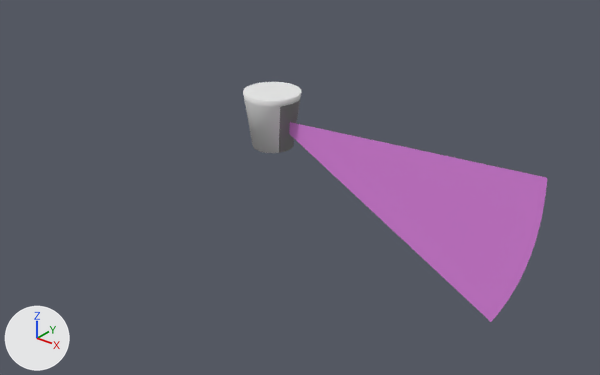
The Blender file data/sensors/velodyne.blend, before and after one commit.
The view is the same before and after, from a 50 mm camera at (1.77, -2.06, 1.05) aimed at (0.24, -0.14, -0.14). The axes (+X, +Y, +Z) are drawn at lower left. The lights are the same throughout.

Names of what the first picture shows: 'Arc_31', 'VelodyneMesh'.
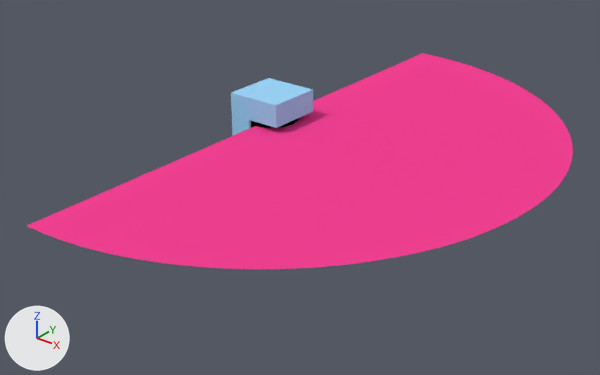
Commit message: [data/sensor/sick] fix resolution 1.0
the mesh Arc_180 has a resolution of 1.0 (1 ray/degree)

The change, as JSON lines over the scene's bpy script:
```json
{"op": "add", "block": "mat_blue", "code": ["mat_blue = diffuse_material('Blue')", "mat_blue.base_color = (0.335, 0.672, 0.956)  # blue #9dd6fa"]}
{"op": "add", "block": "mat_black", "code": ["mat_black = diffuse_material('Black')", "mat_black.base_color = (0.0, 0.0, 0.0)  # black #000000"]}
{"op": "add", "block": "mat_raymat", "code": ["mat_raymat = diffuse_material('RayMat')", "mat_raymat.base_color = (0.91, 0.0539, 0.297)  # pink #f54294"]}
{"block": "me_cylinder", "where": "# used by ob_velodynemesh; parent = ob_velodyne; location = (0.0, 0.0, 1.2)"}
{"op": "remove", "block": "me_cylinder", "code": "me_cylinder.from_pydata(...)  # 130 vertices, 160 faces; spans x -0.1..0.1, y -0.1..0.1, z -0.1..0.1"}
{"op": "remove", "block": "me_cylinder", "code": "me_cylinder.materials.append(mat_velodynemat)  # white #e7e7e7"}
{"op": "remove", "block": "me_cylinder", "code": "me_cylinder.materials.append(mat_lensesmat)  # grey #929292"}
{"op": "add", "block": "me_cylinder", "code": "me_cylinder.from_pydata(...)  # 46 vertices, 32 faces; spans x -0.1..0.1, y -0.1..0.1, z -0.1..0.1"}
{"block": "me_cylinder", "change": "me_cylinder part 1: the whole mesh is rebuilt"}
{"op": "add", "block": "me_cylinder", "code": "me_cylinder.materials.append(mat_blue)  # blue #9dd6fa"}
{"op": "add", "block": "me_cylinder", "code": "me_cylinder.materials.append(mat_black)  # black #000000"}
{"op": "add", "block": "me_circle_001", "code": ["me_circle_001 = bpy.data.meshes.new('Circle.001')", "me_circle_001.from_pydata(...)  # 182 vertices, 180 faces; spans x 0.0..1.0, y -1.0..1.0, z 0.0", "me_circle_001.polygons.foreach_set('use_smooth', [True] * 180)", "me_circle_001.materials.append(mat_raymat)  # pink #f54294"]}
{"op": "remove", "block": "ob_arc_31", "code": ["ob_arc_31 = bpy.data.objects.new('Arc_31', me_arcmesh)", "ob_arc_31.parent = ob_velodyne", "ob_arc_31.location = (0.0, 0.0, 0.0)"]}
{"op": "remove", "block": "ob_velodynemesh", "code": "ob_velodynemesh.matrix_parent_inverse = Matrix(((1.0, 0.0, 0.0, 0.0), (0.0, 1.0, 0.0, 0.0), (0.0, 0.0, 1.0, -1.2), (0.0, 0.0, 0.0, 1.0)))"}
{"op": "set", "path": "ob_velodynemesh.location", "old": "(0.0, 0.0, 1.2)", "new": "(0.0, 0.0, 0.0)"}
{"op": "add", "block": "ob_arc_180", "code": ["ob_arc_180 = bpy.data.objects.new('Arc_180', me_circle_001)", "ob_arc_180.parent = ob_velodyne", "ob_arc_180.matrix_parent_inverse = Matrix(((1.0, 0.0, 0.0, -0.5), (0.0, 1.0, 0.0, 0.0), (0.0, 0.0, 1.0, -0.7), (0.0, 0.0, 0.0, 1.0)))", "ob_arc_180.location = (0.5, 0.0, 0.7)"]}
```

Changed parts and their boxes (x1, y1, x2, y2) in the pictures (600 x 375 px):
```json
{"object": "Arc_180", "change": "added", "after": [27, 53, 573, 269], "on screen": "pink"}
{"object": "Arc_31", "change": "deleted", "before": [289, 122, 547, 322], "on screen": "pink"}
{"object": "VelodyneMesh", "change": "reshaped, moved", "before": [243, 82, 301, 153], "after": [231, 78, 313, 136]}
```
